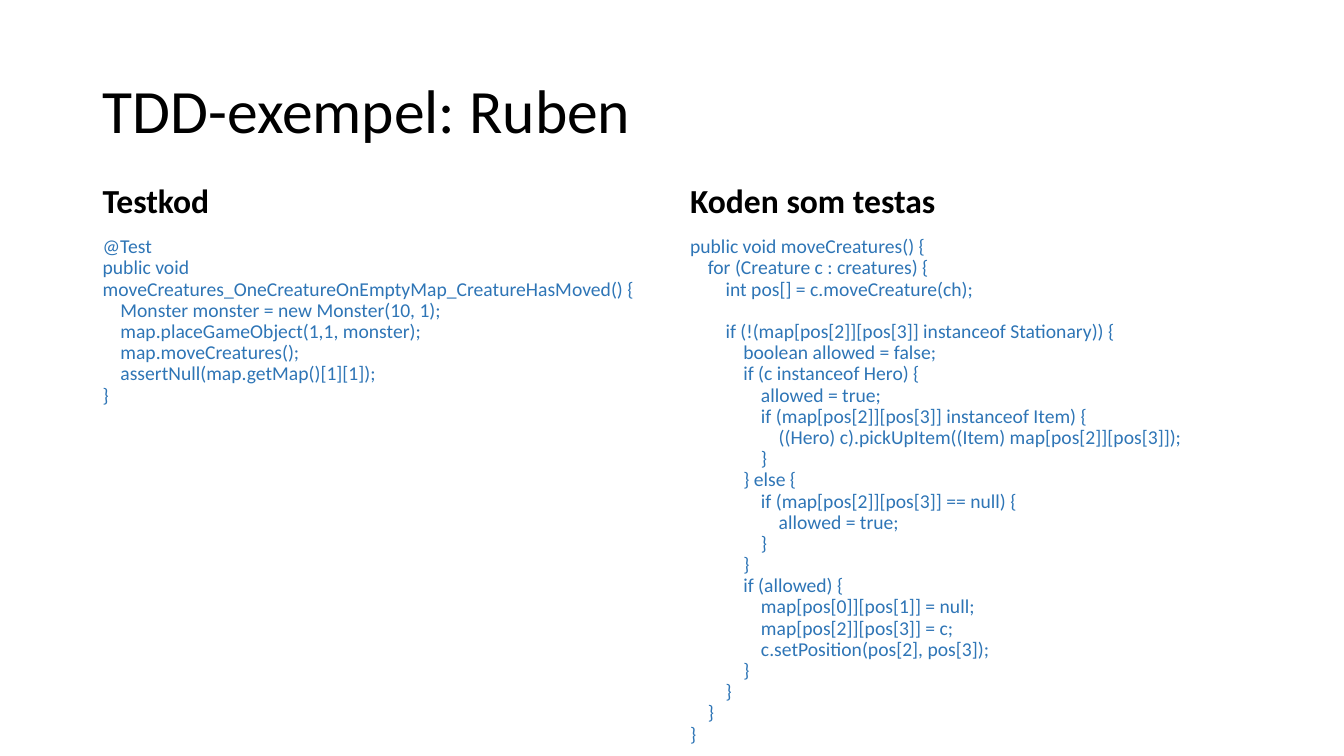
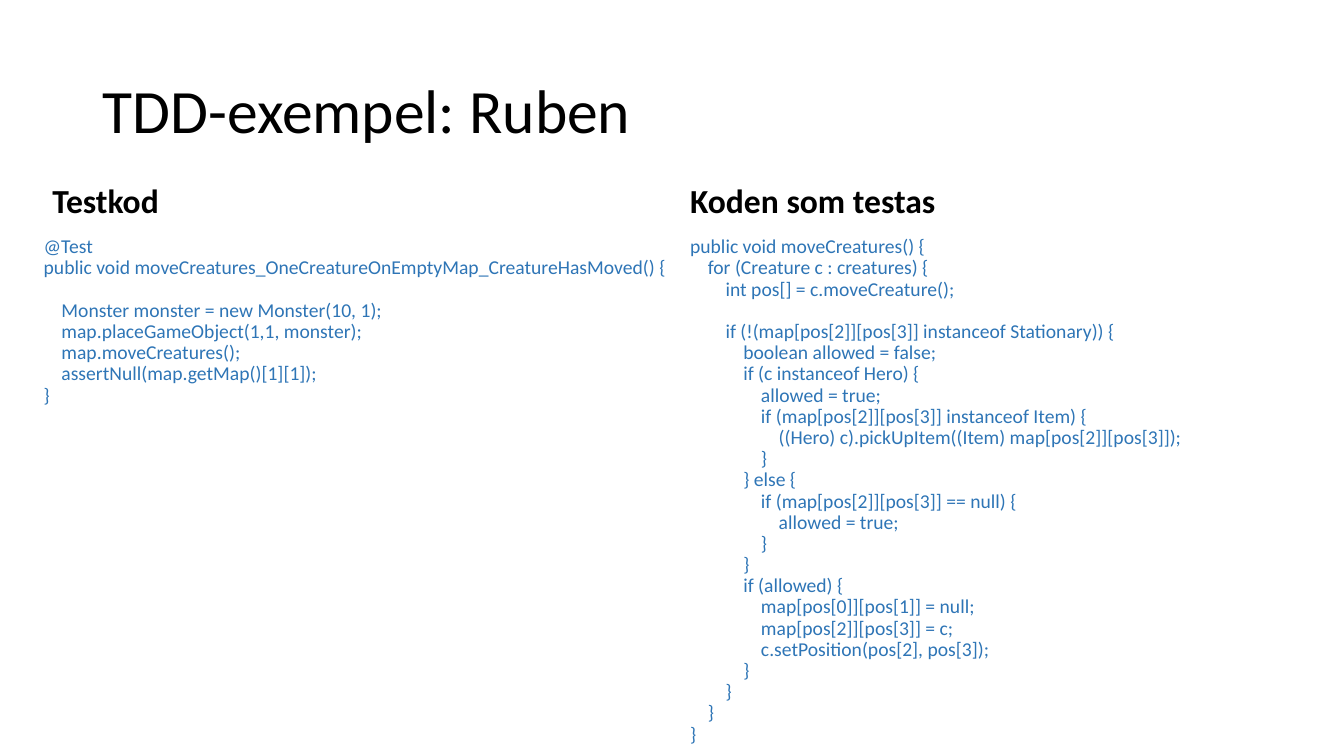
Before and after one commit to hampusidstam/InteGame, a slide deck: slide 15 of docs/Slutredovisning_grp5_v8.pptx. Drawn at 1344x756 pixels with LibreOffice and Linux fonts; fonts in the diff are those of the drawing. Boxes give left, top, right and bottom in pixels: in the first picture for what was removed or moved away, otherwise in the second. Text is boxed around its words. In the diff, an @@ line names an element or a change of style, - is before the commit and + after.

```diff
--- a/docs/Slutredovisning_grp5_v8.pptx
+++ b/docs/Slutredovisning_grp5_v8.pptx
@@ text "Testkod": place and size @@
-text "Testkod" at (103, 189, 210, 214)
+text "Testkod" at (52, 189, 159, 214)
@@ text "@Test public void moveCreatures_OneCreatureOnEmptyMap_Creatu ..." rewrapped from (103, 240, 623, 384) to (44, 240, 655, 384) @@
@@ text at (690, 239, 1181, 638): text changed @@
-public void moveCreatures() {
-for (Creature c : creatures) {
-int pos[] = c.moveCreature(ch);
-if (!(map[pos[2]][pos[3]] instanceof Stationary)) {
-boolean allowed = false;
-if (c instanceof Hero) {
-allowed = true;
-if (map[pos[2]][pos[3]] instanceof Item) {
-((Hero) c).pickUpItem((Item) map[pos[2]][pos[3]]);
-}
-} else {
-if (map[pos[2]][pos[3]] == null) {
-allowed = true;
-}
-}
-if (allowed) {
-map[pos[0]][pos[1]] = null;
-map[pos[2]][pos[3]] = c;
-c.setPosition(pos[2], pos[3]);
-}
-}
-}
-}
+public void moveCreatures() {
+for (Creature c : creatures) {
+int pos[] = c.moveCreature();
+if (!(map[pos[2]][pos[3]] instanceof Stationary)) {
+boolean allowed = false;
+if (c instanceof Hero) {
+allowed = true;
+if (map[pos[2]][pos[3]] instanceof Item) {
+((Hero) c).pickUpItem((Item) map[pos[2]][pos[3]]);
+}
+} else {
+if (map[pos[2]][pos[3]] == null) {
+allowed = true;
+}
+}
+if (allowed) {
+map[pos[0]][pos[1]] = null;
+map[pos[2]][pos[3]] = c;
+c.setPosition(pos[2], pos[3]);
+}
+}
+}
+}
```
Also in this commit, not shown: 1 other slide changed, 1 slide added, 3 other files.
